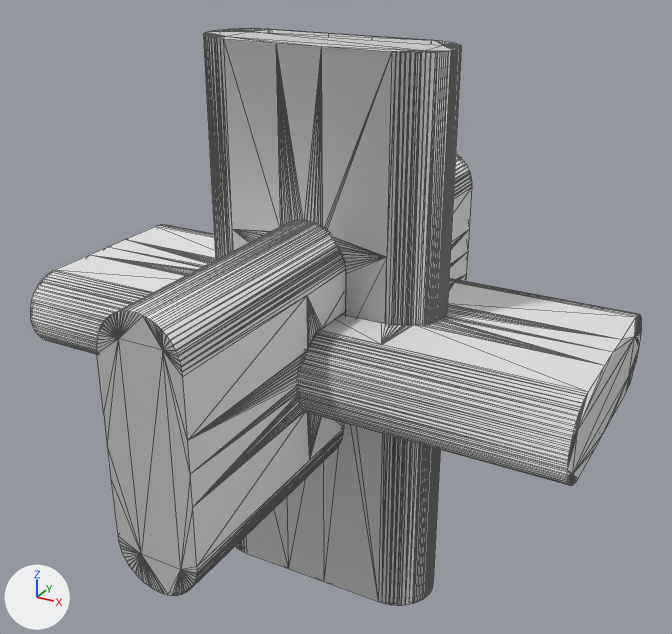
Before and after pictures for a commit that changed the glTF model gltf/santong.glb.
Before and after are seen from a 50 mm lens placed at (10.95, -19.46, 10.12), pointed at (0.13, 0.22, 0.29). Arrows for +X, +Y and +Z are at lower left; the lights stay in place. Mesh edges are drawn as thin lines. Where no turn or scale is listed for an object, it has been applied to the vertices.

In view in the first picture: 'Node1.002', 'Node1.003', 'Node1.005'.
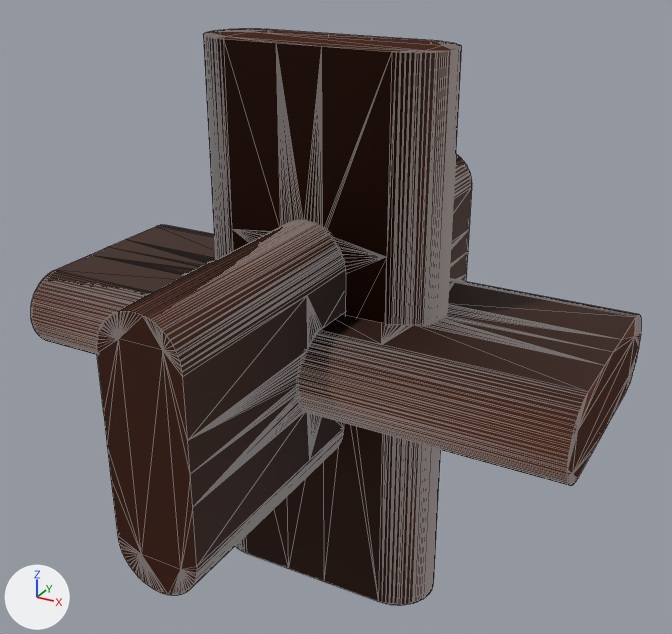
Commit message: 三通鲁班锁，加入纹理

The change, as JSON lines over the scene's bpy script:
```json
{"op": "add", "block": "img_wood0", "code": ["img_wood0 = load_image('wood0', '_unpacked/wood0', 527, 800, 'sRGB')"]}
{"op": "add", "block": "mat_material", "code": ["mat_material = bpy.data.materials.new('Material')", "# uses the picture img_wood0"]}
{"block": "me_mesh0_007", "where": "me_mesh0_007.from_pydata(...)  # 590 vertices, 1176 faces; spans x -3.26..3.26, y -1.05..1.05, z -7.34..7.34"}
{"op": "remove", "block": "me_mesh0_007", "code": "me_mesh0_007.materials.append(mat_x1)"}
{"op": "add", "block": "me_mesh0_007", "code": "me_mesh0_007.materials.append(mat_material)"}
{"block": "me_mesh0_008", "where": "me_mesh0_008.from_pydata(...)  # 740 vertices, 1476 faces; spans x -1.05..1.05, y -7.34..7.34, z -3.26..3.26"}
{"op": "remove", "block": "me_mesh0_008", "code": "me_mesh0_008.materials.append(mat_x1)"}
{"op": "add", "block": "me_mesh0_008", "code": "me_mesh0_008.materials.append(mat_material)"}
{"block": "me_mesh0_009", "where": "me_mesh0_009.from_pydata(...)  # 586 vertices, 1172 faces; spans x -7.34..7.34, y -3.26..3.26, z -1.05..1.05"}
{"op": "remove", "block": "me_mesh0_009", "code": "me_mesh0_009.materials.append(mat_x1)"}
{"op": "add", "block": "me_mesh0_009", "code": "me_mesh0_009.materials.append(mat_material)"}
```

Pixel boxes (x1, y1, x2, y2) of what changed, in the pictures (672 x 634 px):
```json
{"object": "Node1.002", "change": "recoloured", "before": [203, 29, 462, 605], "after": [203, 29, 462, 605]}
{"object": "Node1.003", "change": "recoloured", "before": [96, 154, 472, 595], "after": [96, 154, 472, 595]}
{"object": "Node1.005", "change": "recoloured", "before": [31, 225, 641, 486], "after": [31, 225, 641, 486]}
```
